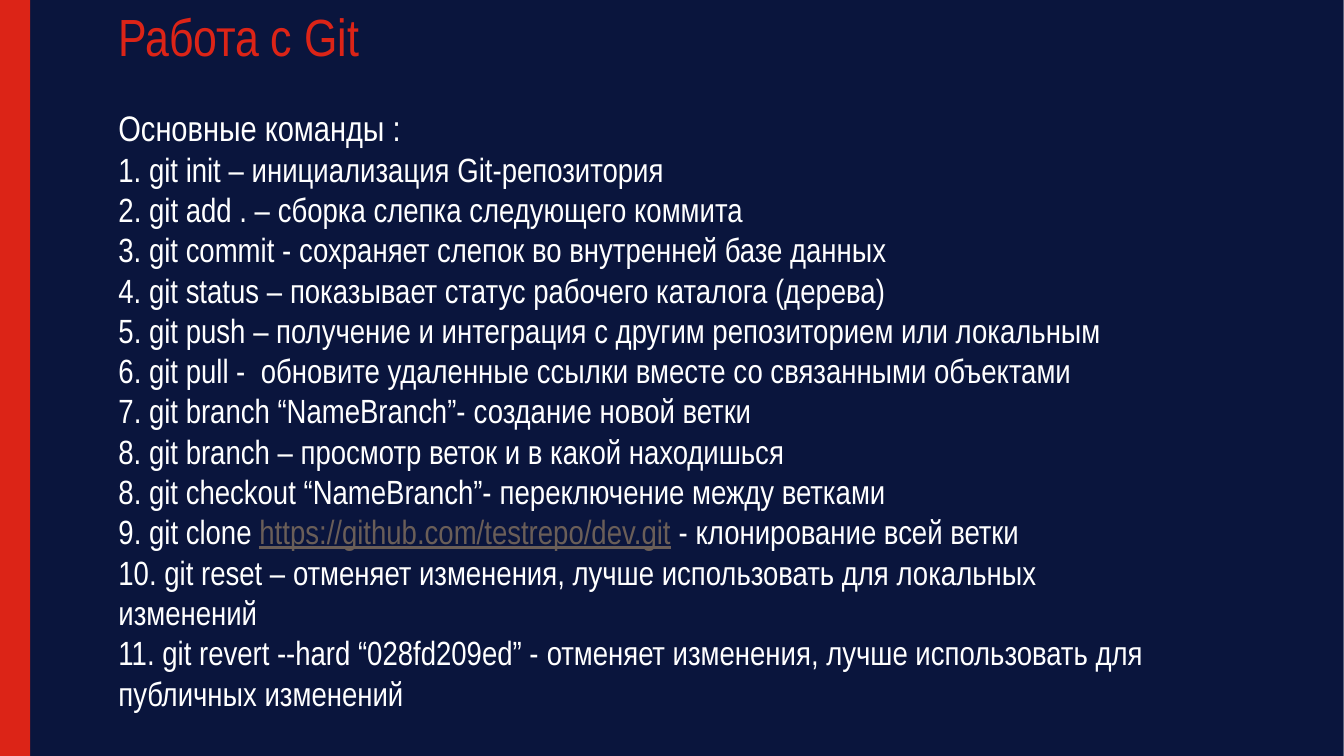
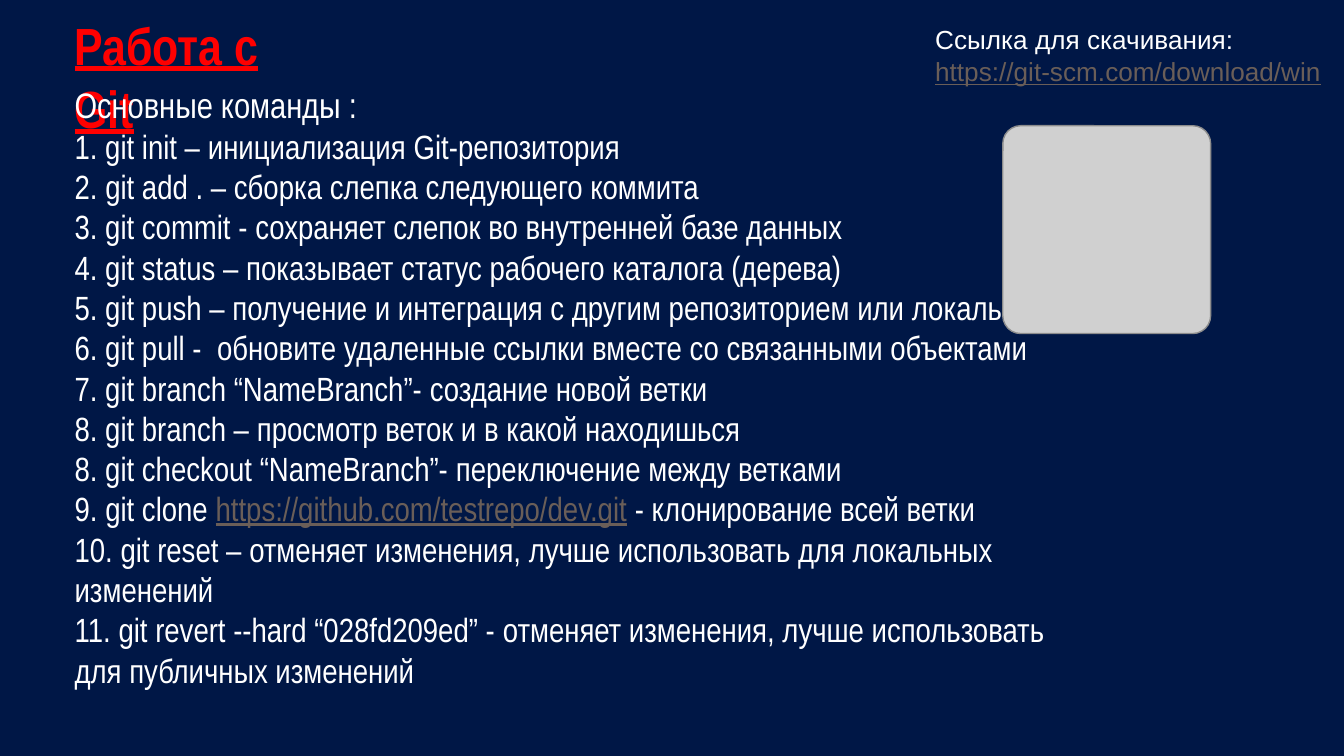
Before and after one commit to gddno/Redmine, a slide deck: slide 11 of Redmine.pptx. Drawn at 1344x756 pixels with LibreOffice and Linux fonts; fonts in the diff are those of the drawing; grey boxes stand for pictures. Boxes give left, top, right and bottom in pixels: in the first picture for what was removed or moved away, otherwise in the second. Text is boxed around its words. In the diff, an @@ line names an element or a change of style, - is before the commit and + after.

```diff
--- a/Redmine.pptx
+++ b/Redmine.pptx
@@ background #FFFFFF to #001746 @@
@@ rectangle removed at (0, 0, 30, 755) @@
@@ rectangle removed at (1, 1, 1343, 756) @@
@@ title "Работа с Git": place and size @@
-title "Работа с Git" at (118, 18, 359, 57)
+title "Работа с Git" at (75, 26, 258, 138)
@@ title "Работа с Git" at (75, 26, 258, 138): text colour #DC2417 to #FF0000, bold on, underline on @@
@@ text added at (935, 30, 1320, 87), 14 pt, text #6A5E58, underline @@
+Ссылка для скачивания:
+https://git-scm.com/download/win
@@ title "Основные команды : 1. git ...": place and size @@
-title "Основные команды : 1. git ..." at (118, 116, 1143, 712)
+title "Основные команды : 1. git ..." at (75, 90, 1057, 689)
@@ title "Основные команды : 1. git ..." at (75, 90, 1057, 689): vertical alignment bottom to top @@
@@ picture added at (1003, 126, 1211, 335) @@
```
Also in this commit, not shown: 8 other slides changed, 4 slides added, 3 slides removed, 7 other files.
